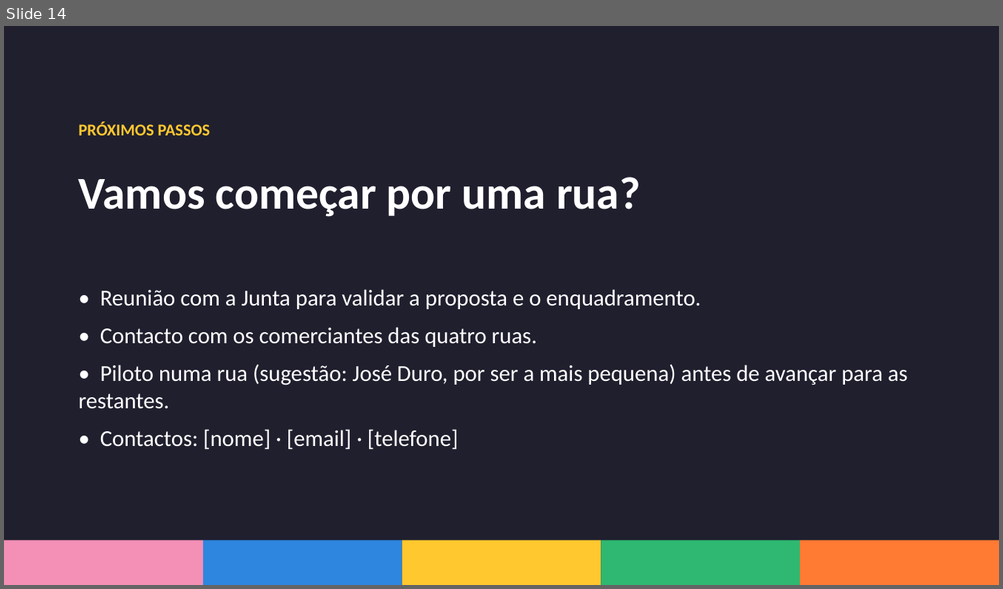
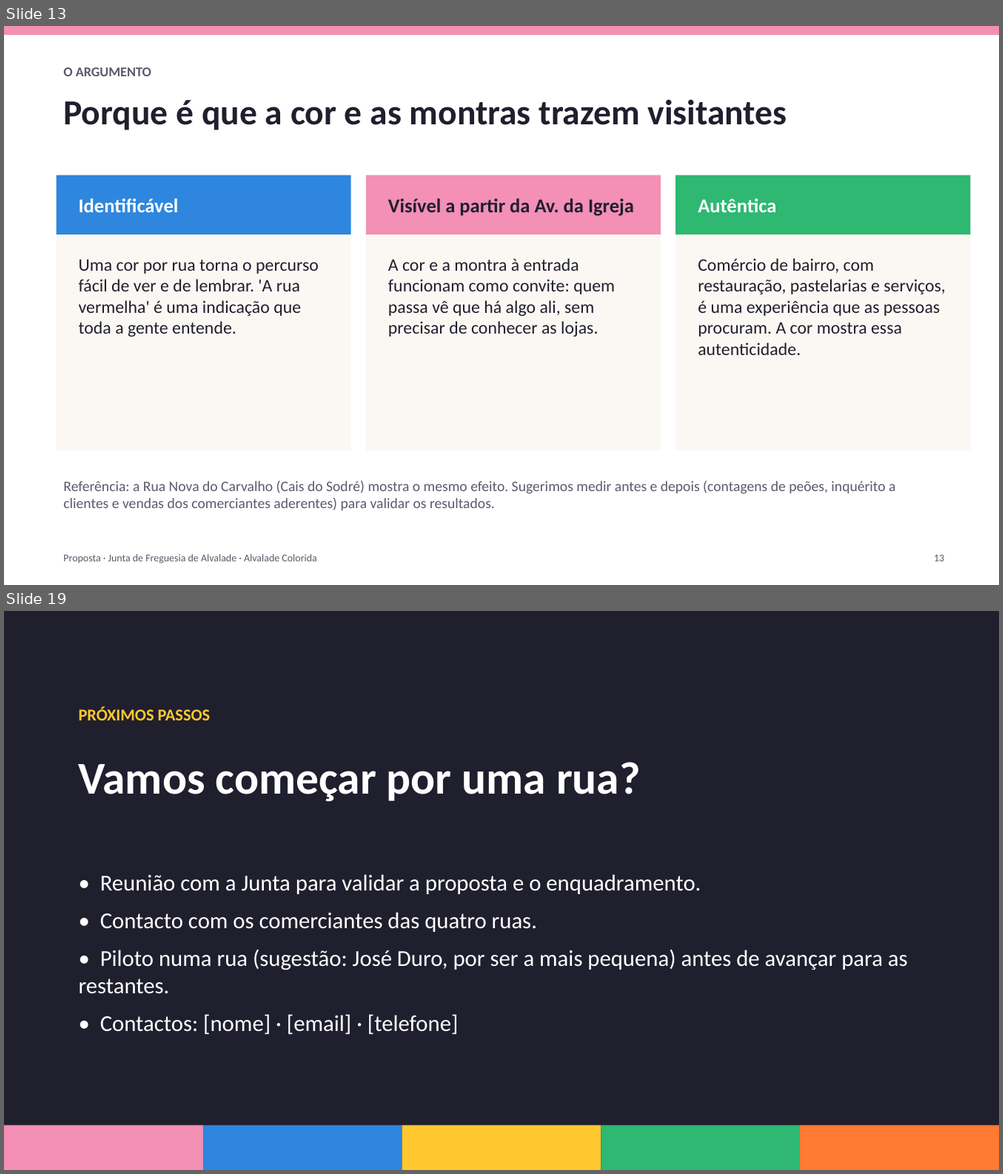
Before and after one commit to zavricardo-debug/travelsites, a slide deck: propostas/alvalade/Proposta_Alvalade_Colorida.pptx. Shown one above the other, each under a label of ours: slide 14 before the commit, slides 13 and 19 after it; the slides between them are not shown. The pictures are 1003x589 and 1003x1174 pixels, drawn with LibreOffice and Linux fonts; fonts in the diff are those of the drawing. Boxes give left, top, right and bottom in pixels: in the first picture for what was removed or moved away, otherwise in the second. Text is boxed around its words. In the diff, an @@ line names an element or a change of style, - is before the commit and + after.

Commit message:
Deck: before/after street slides with current shops, argument slide on colour and authenticity

```diff
--- a/propostas/alvalade/Proposta_Alvalade_Colorida.pptx
+++ b/propostas/alvalade/Proposta_Alvalade_Colorida.pptx
@@ slide 13 added at (x1=4, y1=26, x2=999, y2=585), background #FFFFFF @@
@@ rectangle added at (x1=4, y1=26, x2=999, y2=35), fill #F48FB6 @@
@@ text added at (x1=63, y1=67, x2=151, y2=76), 13 pt, text #5A5A6B, bold @@
+O ARGUMENTO
@@ text added at (x1=63, y1=99, x2=787, y2=130), 34 pt, text #1F1F2E, bold @@
+Porque é que a cor e as montras trazem visitantes
@@ rectangle added at (x1=57, y1=175, x2=351, y2=235), fill #2E86DE @@
@@ rectangle added at (x1=366, y1=175, x2=660, y2=235), fill #F48FB6 @@
@@ rectangle added at (x1=675, y1=175, x2=970, y2=235), fill #2EB872 @@
@@ text added at (x1=79, y1=198, x2=179, y2=212), 19 pt, text #FFFFFF, bold @@
+Identificável
@@ text added at (x1=388, y1=198, x2=634, y2=216), 19 pt, text #1F1F2E, bold @@
+Visível a partir da Av. da Igreja
@@ text added at (x1=697, y1=198, x2=776, y2=212), 19 pt, text #FFFFFF, bold @@
+Autêntica
@@ rectangle added at (x1=57, y1=235, x2=351, y2=452), fill #FBF8F3 @@
@@ rectangle added at (x1=366, y1=235, x2=660, y2=452), fill #FBF8F3 @@
@@ rectangle added at (x1=675, y1=235, x2=970, y2=452), fill #FBF8F3 @@
@@ text added at (x1=79, y1=259, x2=318, y2=337), 17 pt, text #1F1F2E @@
+Uma cor por rua torna o percurso fácil de ver e de lembrar. 'A rua vermelha' é uma indicação que toda a gente entende.
@@ text added at (x1=388, y1=258, x2=614, y2=337), 17 pt, text #1F1F2E @@
+A cor e a montra à entrada funcionam como convite: quem passa vê que há algo ali, sem precisar de conhecer as lojas.
@@ text added at (x1=697, y1=258, x2=945, y2=355), 17 pt, text #1F1F2E @@
+Comércio de bairro, com restauração, pastelarias e serviços, é uma experiência que as pessoas procuram. A cor mostra essa autenticidade.
@@ text added at (x1=63, y1=481, x2=895, y2=511), 14 pt, text #5A5A6B @@
+Referência: a Rua Nova do Carvalho (Cais do Sodré) mostra o mesmo efeito. Sugerimos medir antes e depois (contagens de peões, inquérito a clientes e vendas dos comerciantes aderentes) para validar os resultados.
@@ text added at (x1=63, y1=554, x2=316, y2=564), 10 pt, text #5A5A6B @@
+Proposta · Junta de Freguesia de Alvalade · Alvalade Colorida
@@ text added at (x1=933, y1=555, x2=944, y2=562), 10 pt, text #5A5A6B @@
+13
@@ what was slide 14 is now slide 19 @@
```
Also in this commit, not shown: 9 slides changed, 4 other slides added, 5 other files.
